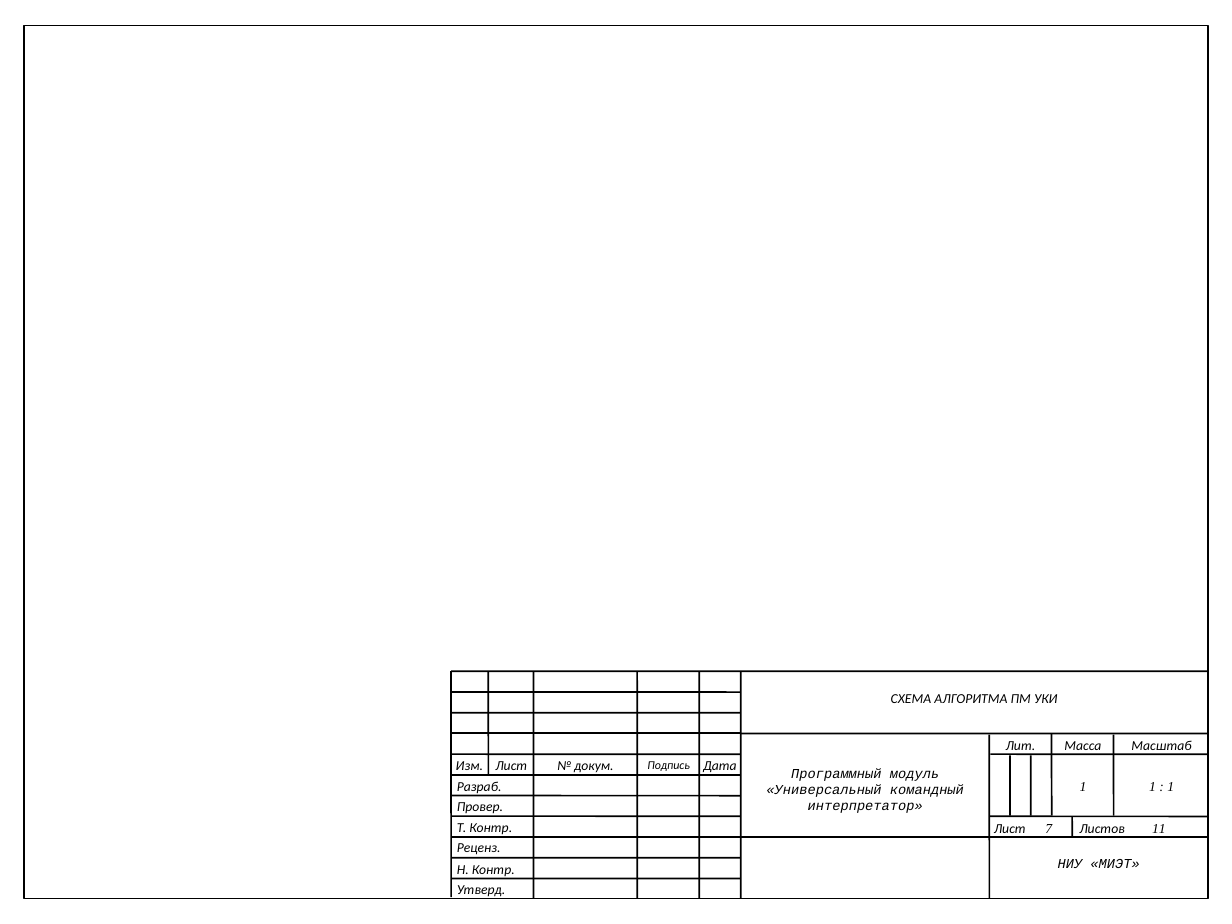
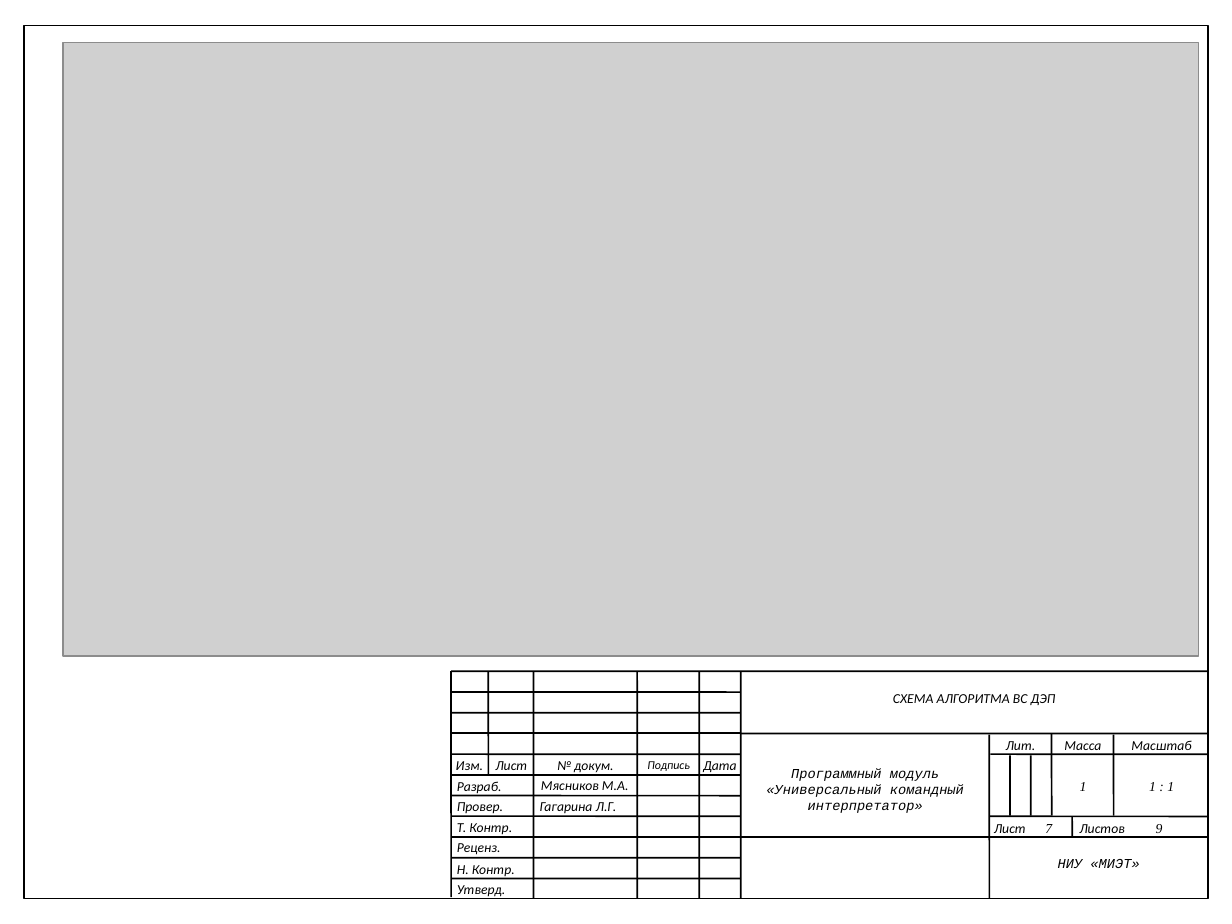
Before and after one commit to mJaJksJ/VCR, a slide deck: slide 7 of УП-Презентация.pptx. Drawn at 1232x924 pixels with LibreOffice and Linux fonts; fonts in the diff are those of the drawing; grey boxes stand for pictures. Boxes give left, top, right and bottom in pixels: in the first picture for what was removed or moved away, otherwise in the second. Text is boxed around its words. In the diff, an @@ line names an element or a change of style, - is before the commit and + after.

```diff
--- a/УП-Презентация.pptx
+++ b/УП-Презентация.pptx
@@ picture added at bbox=[63, 43, 1199, 657] @@
@@ text at bbox=[893, 694, 1056, 705]: text changed @@
-СХЕМА АЛГОРИТМА ПМ УКИ
+СХЕМА АЛГОРИТМА ВС ДЭП
@@ text added at bbox=[540, 802, 617, 813], 8 pt, text #000000, italic @@
+Гагарина Л.Г.
@@ text added at bbox=[541, 781, 629, 790], 8 pt, text #000000, italic @@
+Мясников М.А.
@@ text at bbox=[1156, 824, 1163, 833]: text changed @@
-11
+9
```
Also in this commit, not shown: 2 other slides changed, 2 slides removed, 3 other files.
